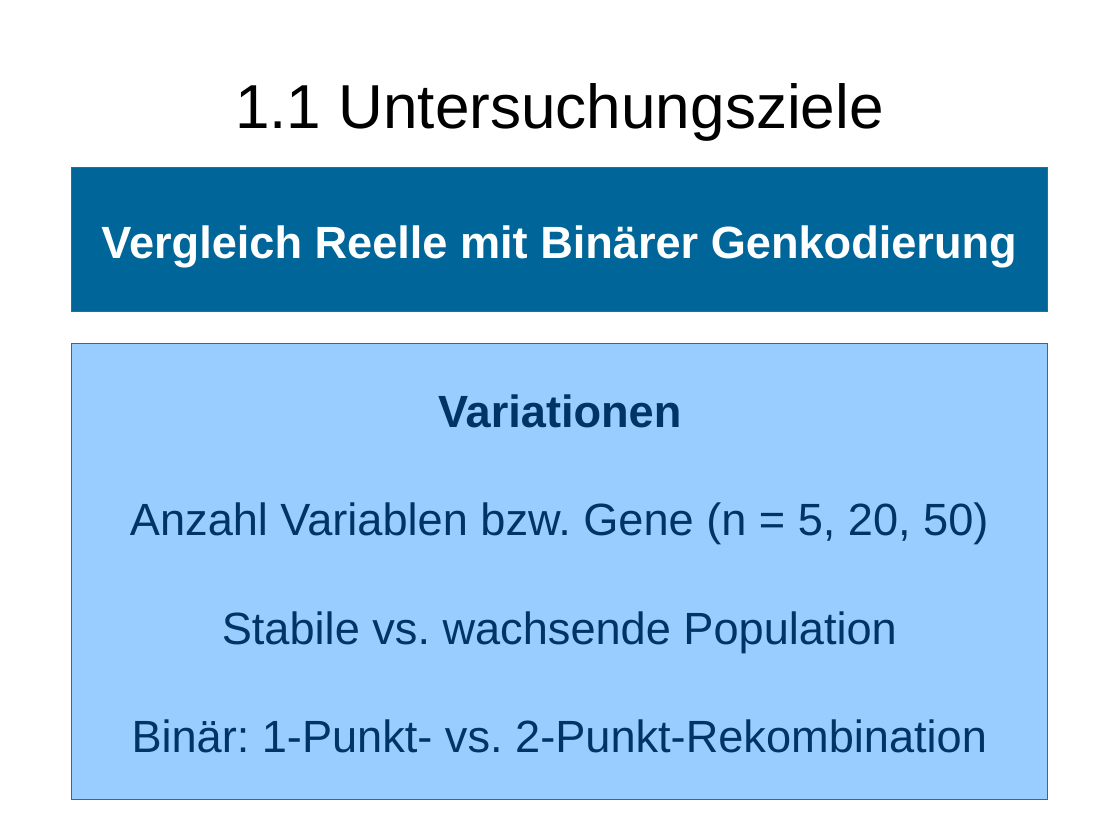
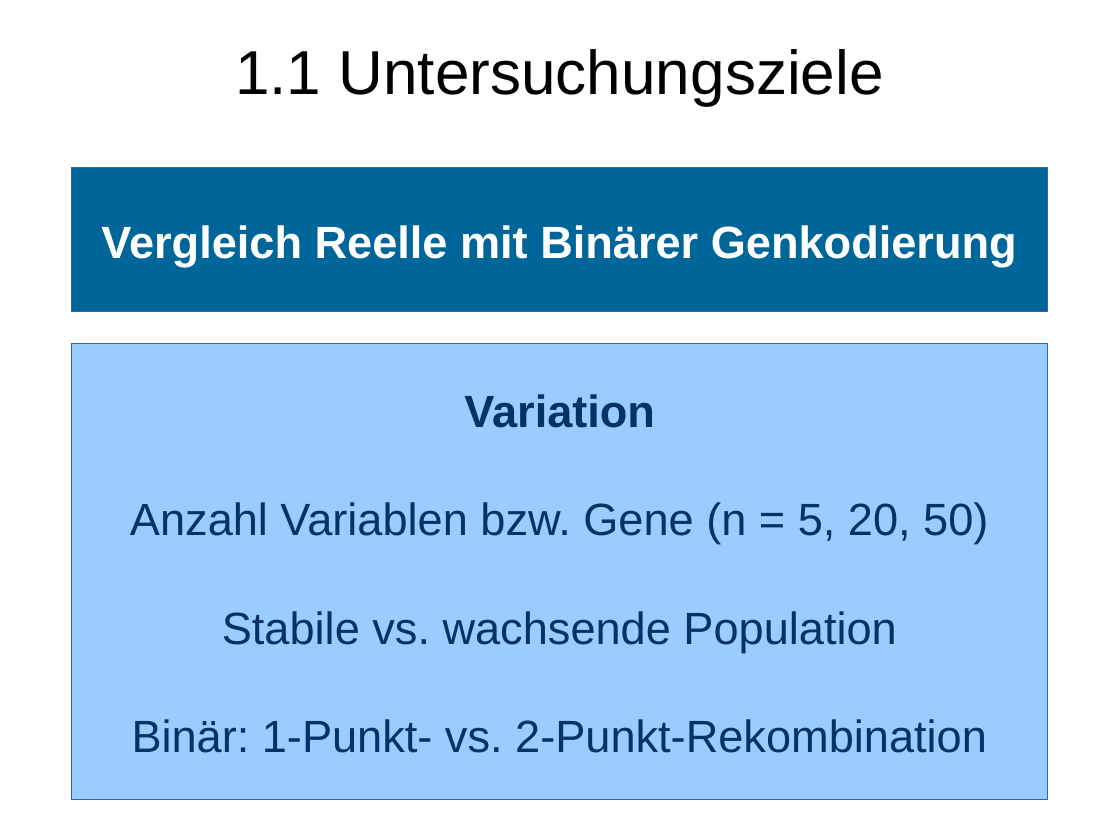
Before and after one commit to lblissett/evo-project, a slide deck: slide 2 of src/data/presentation/geopras/Vortrag_Evo_ErsterTeil.odp. Drawn at 1120x840 pixels with LibreOffice and Linux fonts; fonts in the diff are those of the drawing. Boxes give left, top, right and bottom in pixels: in the first picture for what was removed or moved away, otherwise in the second. Text is boxed around its words. In the diff, an @@ line names an element or a change of style, - is before the commit and + after.

```diff
--- a/src/data/presentation/geopras/Vortrag_Evo_ErsterTeil.odp
+++ b/src/data/presentation/geopras/Vortrag_Evo_ErsterTeil.odp
@@ title "1.1 Untersuchungsziele" moved from (x1=235, y1=83, x2=884, y2=139) to (x1=235, y1=49, x2=884, y2=106) @@
@@ text in rectangle at (x1=464, y1=394, x2=655, y2=428): text changed @@
-Variationen
+Variation
```
Also in this commit, not shown: 8 other slides changed.
